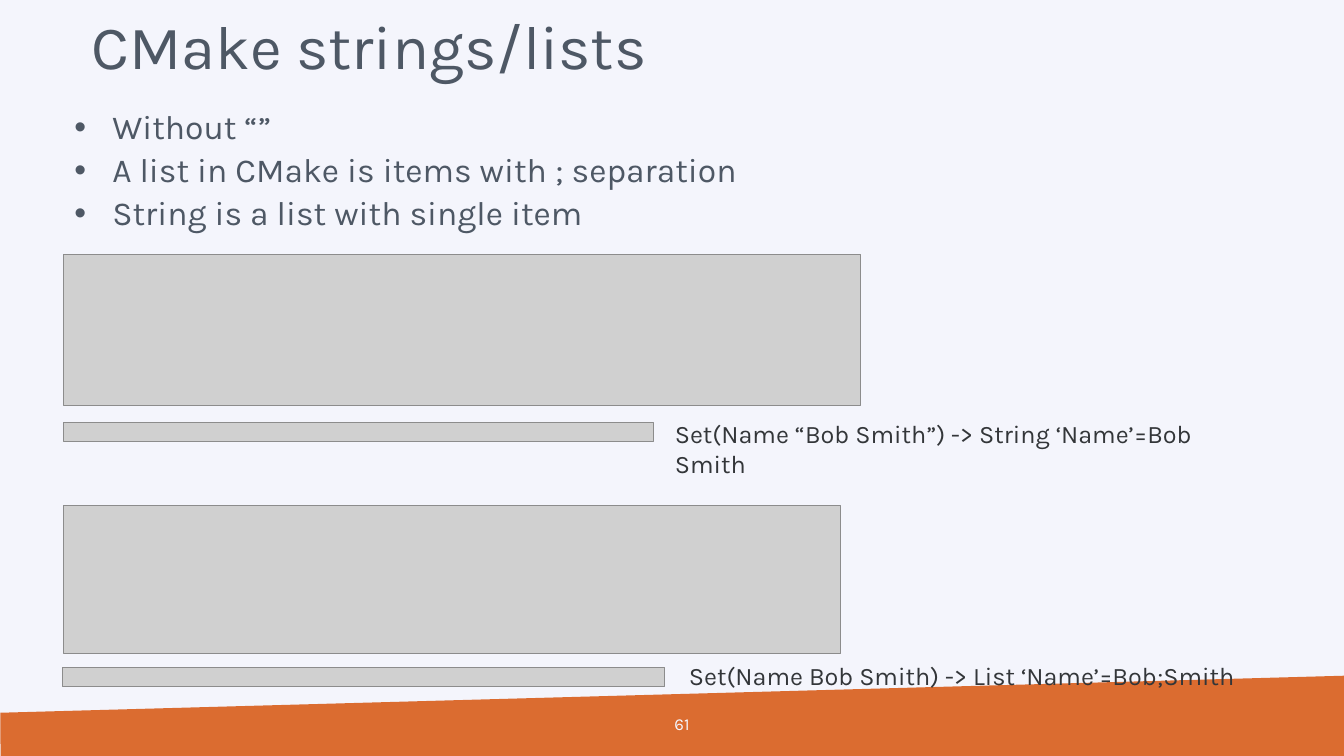
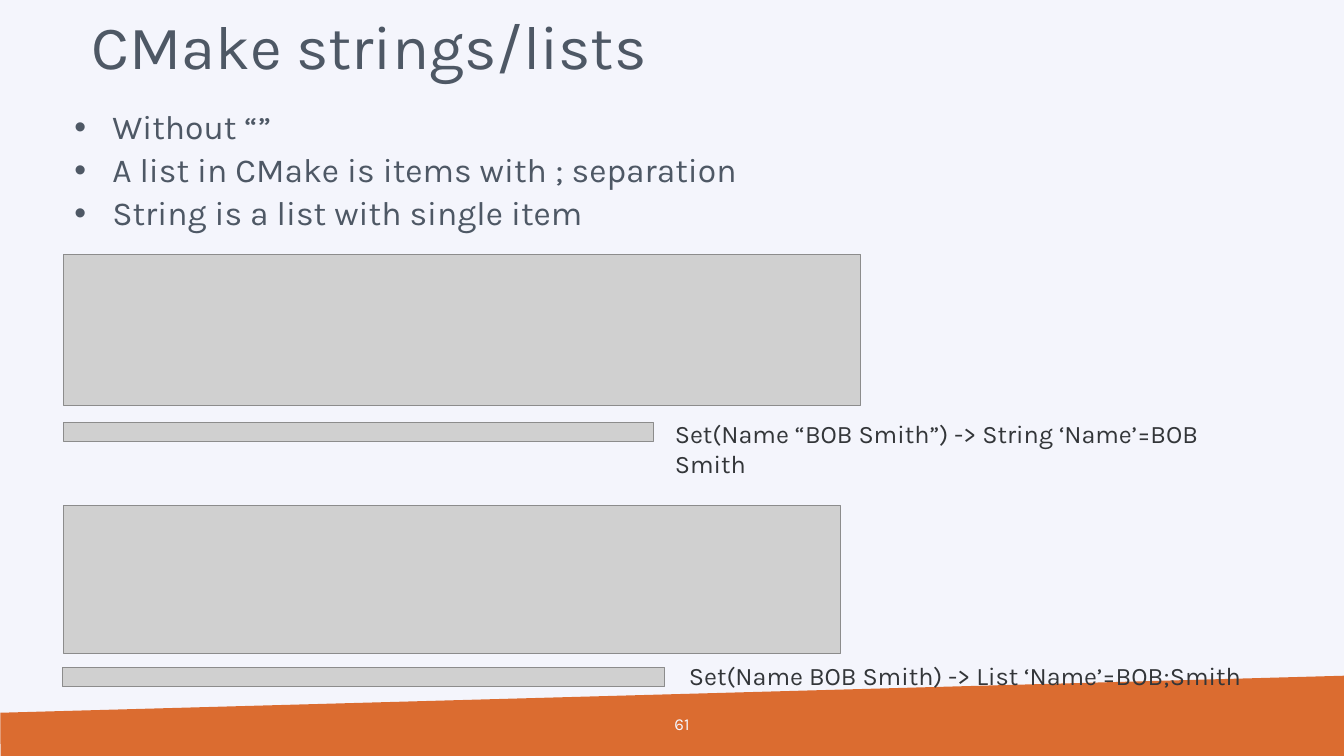
Before and after one commit to hpcleuven/CMake-intro, a slide deck: slide 61 of CMake-introduction.pptx. Drawn at 1344x756 pixels with LibreOffice and Linux fonts; fonts in the diff are those of the drawing; grey boxes stand for pictures; background and template pictures are left out. Boxes give left, top, right and bottom in pixels: in the first picture for what was removed or moved away, otherwise in the second. Text is boxed around its words. In the diff, an @@ line names an element or a change of style, - is before the commit and + after.

```diff
--- a/CMake-introduction.pptx
+++ b/CMake-introduction.pptx
@@ text at [675, 425, 1198, 474]: text changed @@
-Set(Name “Bob Smith”) -> String ‘Name’=Bob Smith
+Set(Name “BOB Smith”) -> String ‘Name’=BOB Smith
@@ text at [689, 663, 1241, 692]: text changed @@
-Set(Name Bob Smith) -> List ‘Name’=Bob;Smith
+Set(Name BOB Smith) -> List ‘Name’=BOB;Smith
```
Also in this commit, not shown: 37 other slides changed, 1 other file.
